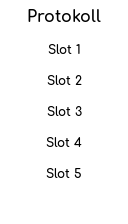
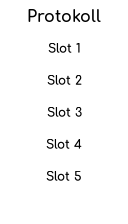
Before/after of a w=128, h=224 layered artwork. What changed in the layer stack:
added layer "..." above "Protokoll ..." over [46, 43, 82, 181]
painted on "Protokoll ..." over [46, 44, 82, 178]
showed "Haithabu ..." over [46, 43, 82, 181]
